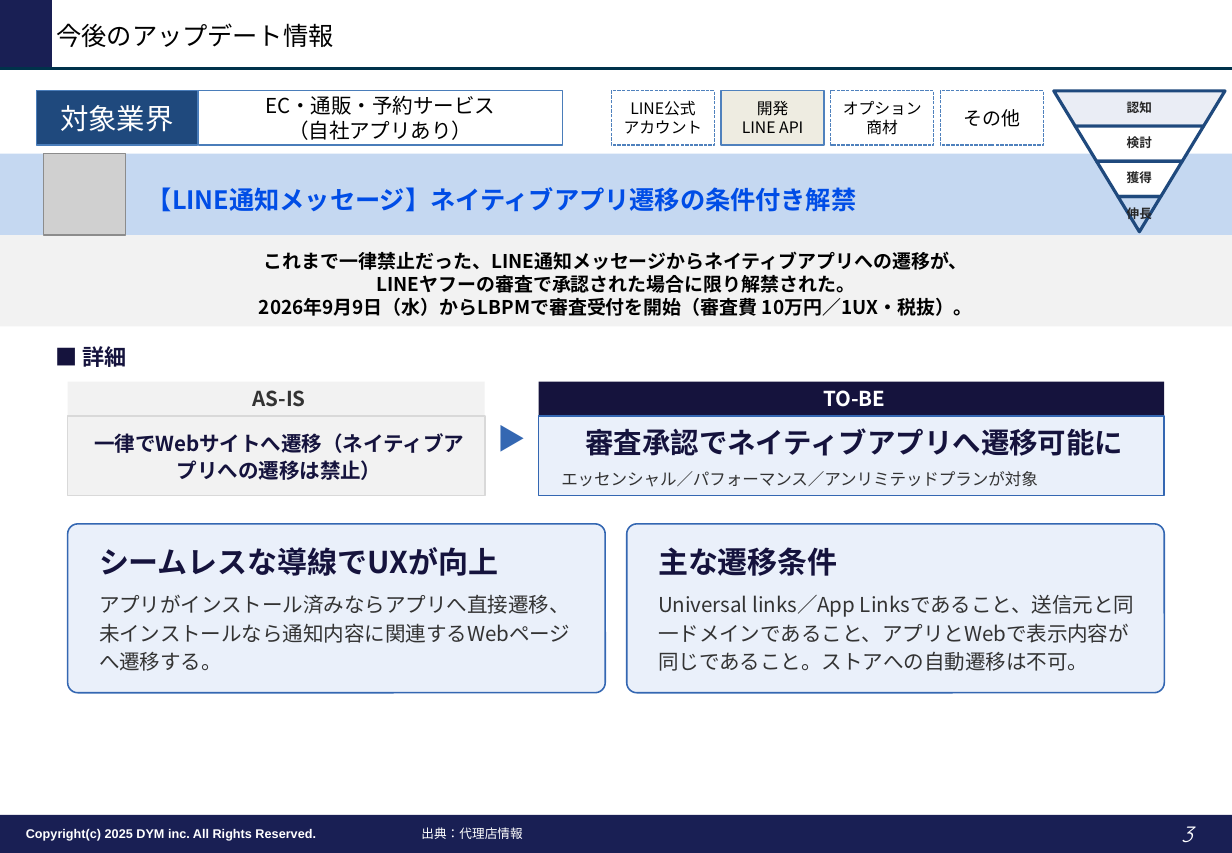
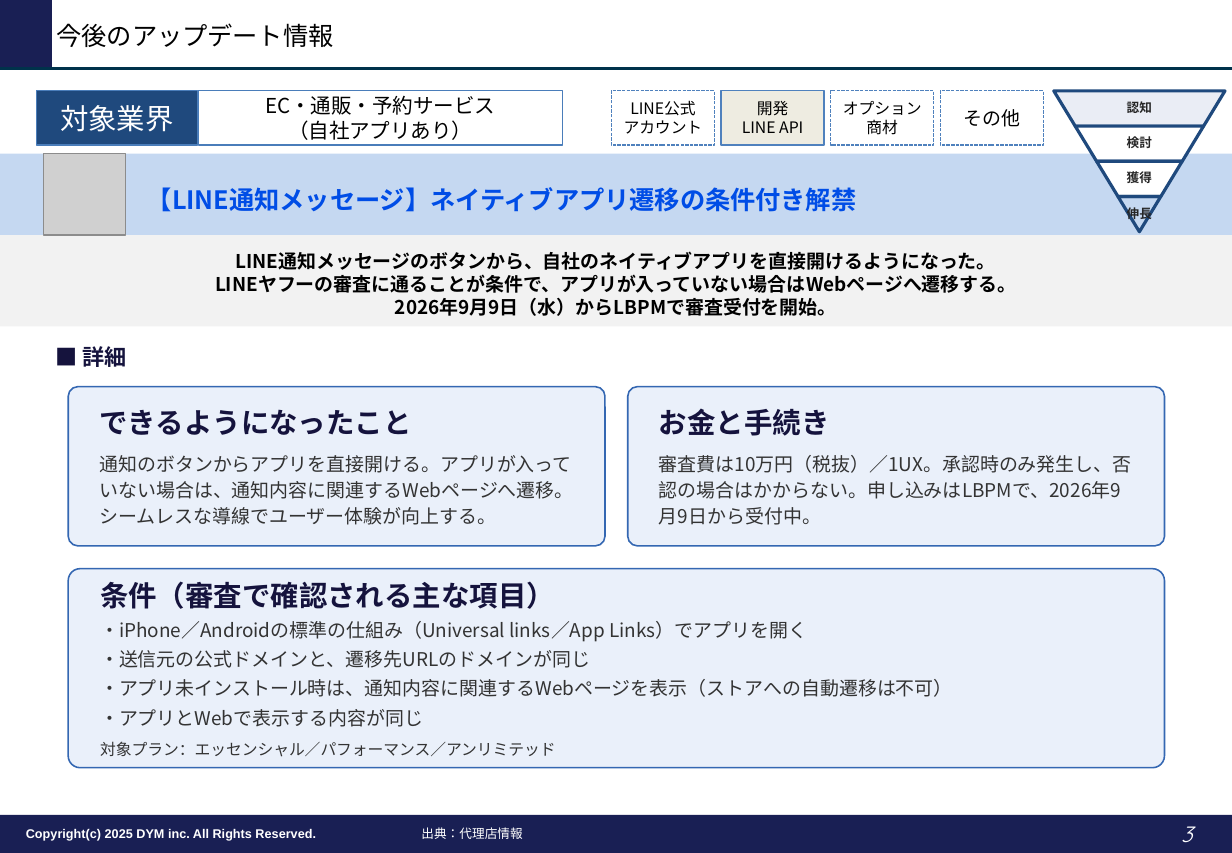
Before and after one commit to tonomura-r-dev/folder, a slide deck: slide 3 of LINEOA媒体最新情報_2026年10月トレンドレポート.pptx. Drawn at 1232x853 pixels with LibreOffice and Linux fonts; fonts in the diff are those of the drawing; grey boxes stand for pictures; background and template pictures are left out. Boxes give left, top, right and bottom in pixels: in the first picture for what was removed or moved away, otherwise in the second. Text is boxed around its words. In the diff, an @@ line names an element or a change of style, - is before the commit and + after.

```diff
--- a/LINEOA媒体最新情報_2026年10月トレンドレポート.pptx
+++ b/LINEOA媒体最新情報_2026年10月トレンドレポート.pptx
@@ text at <box>215,251,1017,316</box>: text changed @@
-これまで一律禁止だった、LINE通知メッセージからネイティブアプリへの遷移が、
-LINEヤフーの審査で承認された場合に限り解禁された。
-2026年9月9日（水）からLBPMで審査受付を開始（審査費 10万円／1UX・税抜）。
+LINE通知メッセージのボタンから、自社のネイティブアプリを直接開けるようになった。
+LINEヤフーの審査に通ることが条件で、アプリが入っていない場合はWebページへ遷移する。
+2026年9月9日（水）からLBPMで審査受付を開始。
@@ rounded rectangle "できるようになったこと": place and size @@
-rounded rectangle "できるようになったこと" at <box>68,524,606,694</box>
+rounded rectangle "できるようになったこと" at <box>68,387,605,546</box>
@@ rectangle removed at <box>68,382,486,416</box> @@
-AS-IS
@@ text removed at <box>485,382,538,496</box> @@
-▶
@@ rectangle removed at <box>539,382,1165,416</box> @@
-TO-BE
@@ rounded rectangle "お金と手続き": place and size @@
-rounded rectangle "お金と手続き" at <box>627,524,1165,694</box>
+rounded rectangle "お金と手続き" at <box>628,387,1165,546</box>
@@ rectangle removed at <box>68,416,486,496</box> @@
-一律でWebサイトへ遷移（ネイティブアプリへの遷移は禁止）
@@ text in rounded rectangle at <box>99,409,573,525</box>: text changed; size 13 to 12 pt @@
-シームレスな導線でUXが向上
-アプリがインストール済みならアプリへ直接遷移、未インストールなら通知内容に関連するWebページへ遷移する。
+できるようになったこと
+通知のボタンからアプリを直接開ける。アプリが入っていない場合は、通知内容に関連するWebページへ遷移。シームレスな導線でユーザー体験が向上する。
@@ rectangle removed at <box>539,416,1165,496</box> @@
-審査承認でネイティブアプリへ遷移可能に
-エッセンシャル／パフォーマンス／アンリミテッドプランが対象
@@ text in rounded rectangle at <box>659,409,1132,525</box>: text changed; size 13 to 12 pt @@
-主な遷移条件
-Universal links／App Linksであること、送信元と同一ドメインであること、アプリとWebで表示内容が同じであること。ストアへの自動遷移は不可。
+お金と手続き
+審査費は10万円（税抜）／1UX。承認時のみ発生し、否認の場合はかからない。申し込みはLBPMで、2026年9月9日から受付中。
@@ rounded rectangle added at <box>68,569,1165,768</box>, fill #EAF0FA, outline #3467B2 1 pt, 12 pt, text #333333 @@
+条件（審査で確認される主な項目）
+・iPhone／Androidの標準の仕組み（Universal links／App Links）でアプリを開く
+・送信元の公式ドメインと、遷移先URLのドメインが同じ
+・アプリ未インストール時は、通知内容に関連するWebページを表示（ストアへの自動遷移は不可）
+・アプリとWebで表示する内容が同じ
+対象プラン：エッセンシャル／パフォーマンス／アンリミテッド
```
